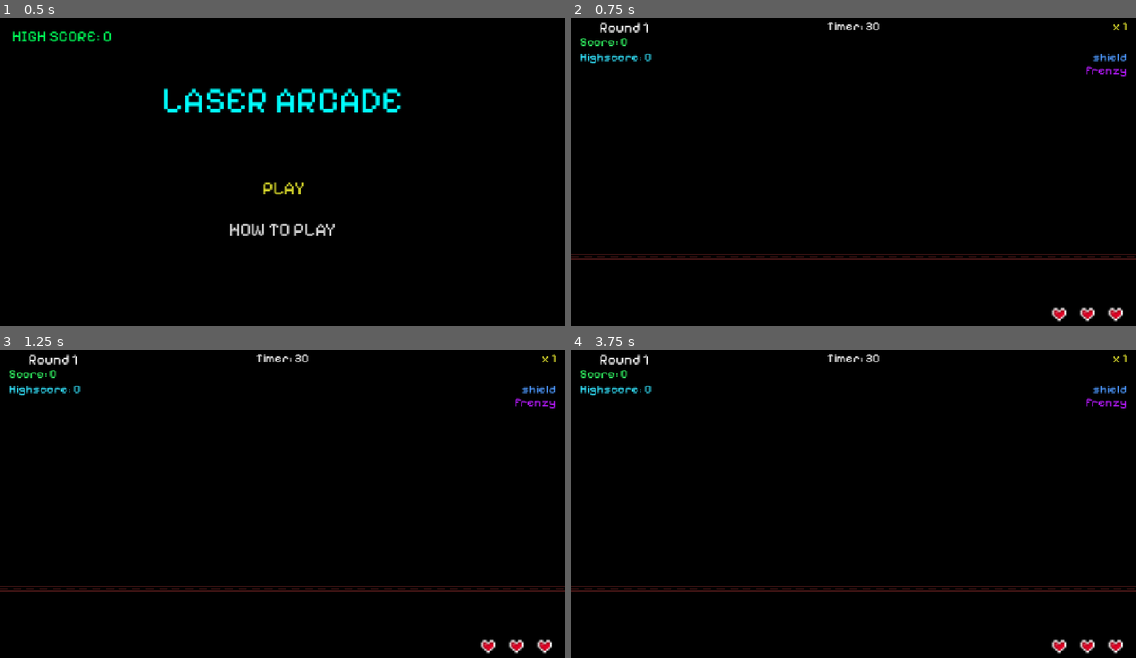
Above: before the commit, frames 1-4 (two rows, left to right).
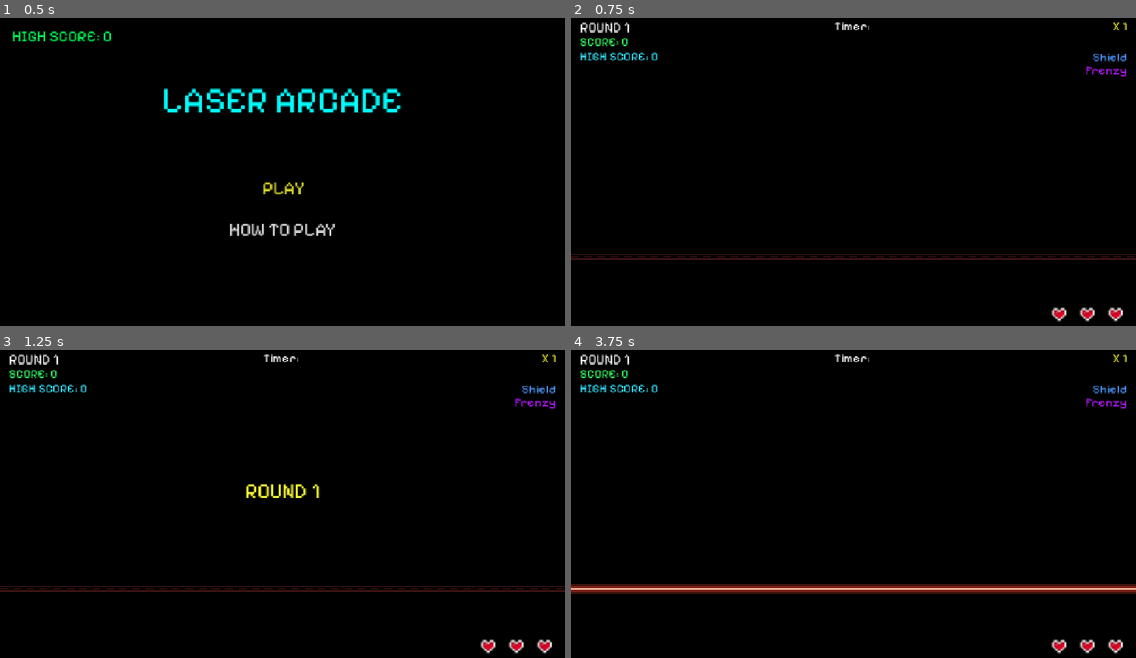
Above: after the commit, the same moments.

Repository: Tortiz-CSUF/laser-arcade-game
Game: Godot game, scene res://Scenes/title_screen.tscn
Same seed, same stepped clock (60 frames per second), same inputs: the game is played once before the commit and once after it.
Inputs:
- Up to frame 1 (0.5 s): no input
- Up to frame 2 (0.75 s): tap Enter (ui_accept) at 0.5 s; hold Up (ui_up) from 0.53 s (still down); hold Space (shoot_laser) from 0.53 s (still down)
- Up to frame 3 (1.25 s): keep holding Up (ui_up); keep holding Space (shoot_laser); tap Enter (ui_accept) at 0.77 s
- Up to frame 4 (3.75 s): tap Enter (ui_accept) at 1.25, 1.52, 2, 3.02, 3.5 s; release Up (ui_up) at 1.28 s; release Space (shoot_laser) at 1.28 s; hold S (ui_down) 1.28-2.03 s; tap Space (shoot_laser) at 1.35, 2.85 s; hold Space (shoot_laser) 2.03-2.78 s; hold Up (ui_up) 2.03-3.53 s; hold S (ui_down) from 3.53 s (still down); hold Space (shoot_laser) from 3.53 s (still down)

Frame 1 is identical in both runs. In frame 2, 0.8% of the frame differs, in the area x 1-97%, y 1-19%; in frame 3, 1.2%; in frame 4, 4.0%, in the area x 0-100%, y 1-80%.
Error before the commit: Trying to assign value of type 'ColorRect' to a variable of type 'Label'. (res://Scripts/game.gd:71)

Commit message:
laser-arcade_Iterim_
- Tested game.gd (failed)
- Round won't load shape scenes. needs further debugging.

Diff:
--- a/Autoloads/game_manager.gd
+++ b/Autoloads/game_manager.gd
@@ -84,12 +84,12 @@
 	multiplier_changed.emit(multiplier)
 
 ## Special Effects
-func activate_sheild(duration: float) -> void:
+func activate_shield(duration: float) -> void:
 	## turns bomb sheild on and runs a timer
 	shield_active = true
 	shield_started.emit(duration)
 
-func deactivate_sheild() -> void:
+func deactivate_shield() -> void:
 	## truns off bomb shield when timer runs out
 	shield_active = false
 	shield_ended.emit()
@@ -119,3 +119,16 @@
 		var file := FileAccess.open(SAVE_PATH, FileAccess.READ)
 		if file:
 			high_score = file.get_32()
+
+## Reset Game
+# resets values for fresh game state
+func reset() -> void:
+	score = 0
+	lives = MAX_LIVES
+	current_round = 1
+	multiplier = 1
+	shield_active = false
+	frenzy_active = false
+	score_chagned.emit(score)
+	lives_changed.emit(lives)
+	multiplier_changed.emit(multiplier)
--- a/Scenes/game.tscn
+++ b/Scenes/game.tscn
@@ -39,7 +39,6 @@
 theme_override_fonts/font = ExtResource("1_ebmjs")
 theme_override_font_sizes/font_size = 32
 text = "Round 1"
-horizontal_alignment = 1
 
 [node name="Timer" type="Label" parent="HUD" unique_id=675731421]
 offset_left = 540.0
@@ -48,7 +47,7 @@
 offset_bottom = 40.0
 theme_override_fonts/font = ExtResource("1_ebmjs")
 theme_override_font_sizes/font_size = 28
-text = "Timer: 30"
+text = "Timer: "
 horizontal_alignment = 1
 
 [node name="Score" type="Label" parent="HUD" unique_id=1621366022]
@@ -63,9 +62,9 @@
 
 [node name="Highscore" type="Label" parent="HUD" unique_id=503677117]
 offset_left = 20.0
-offset_top = 80.0
+offset_top = 79.0
 offset_right = 320.0
-offset_bottom = 114.0
+offset_bottom = 113.0
 theme_override_colors/font_color = Color(0.2, 0.8980392, 1, 1)
 theme_override_fonts/font = ExtResource("1_ebmjs")
 theme_override_font_sizes/font_size = 28
@@ -113,7 +112,7 @@
 theme_override_colors/font_color = Color(0.3019608, 0.6, 1, 1)
 theme_override_fonts/font = ExtResource("1_ebmjs")
 theme_override_font_sizes/font_size = 28
-text = "shield"
+text = "Shield"
 horizontal_alignment = 2
 
 [node name="FrenzyIndicator" type="Label" parent="HUD" unique_id=1065268432]
@@ -124,7 +123,7 @@
 theme_override_colors/font_color = Color(0.72156864, 0.101960786, 1, 1)
 theme_override_fonts/font = ExtResource("1_ebmjs")
 theme_override_font_sizes/font_size = 28
-text = "frenzy"
+text = "Frenzy"
 horizontal_alignment = 2
 
 [node name="RoundAnnounce" type="Label" parent="HUD" unique_id=379825668]
@@ -211,7 +210,6 @@
 theme_override_colors/font_color = Color(1, 1, 0.2, 1)
 theme_override_fonts/font = ExtResource("1_ebmjs")
 theme_override_font_sizes/font_size = 30
-text = "NEW HIGH SCORE!"
 horizontal_alignment = 1
 
 [node name="VictoryRestartabel4" type="Label" parent="HUD/VictoryOverlay" unique_id=2093742165]
--- a/Scripts/game.gd
+++ b/Scripts/game.gd
@@ -68,9 +68,9 @@
 
 # end game condition overlays
 @onready var round_announce: Label = $HUD/RoundAnnounce
-@onready var game_over_overlay: Label = $HUD/GameOverOverlay
+@onready var game_over_overlay: ColorRect = $HUD/GameOverOverlay
 @onready var game_over_score: Label =$HUD/GameOverOverlay/GameOverScore
-@onready var victory_overlay: Label = $HUD/VictoryOverlay
+@onready var victory_overlay: ColorRect = $HUD/VictoryOverlay
 @onready var victory_score: Label = $HUD/VictoryOverlay/VictoryScore
 @onready var victory_high_score: Label = $HUD/VictoryOverlay/VictoryHighScore
 
@@ -198,7 +198,7 @@
 func _on_spawn_timer_timeout() -> void:
 	# creates new shape with randoms weights/ speed
 	var shape_instance := ShapeScene.instantiate()
-	var chosen_type := _pick_weighted_type
+	var chosen_type := _pick_weighted_type()
 	var spd := randf_range(current_round_cfg["speed_min"], current_round_cfg["speed_max"])
 
 	shape_instance.setup(chosen_type, spd, current_round_cfg["shape_size"])
@@ -299,7 +299,7 @@
 func _on_score_chagned(new_score: int) -> void:
 	score_label.text = "SCORE: " + str(new_score)
 
-func _on_lives_changed(new_lives: int) -> void:
+func _on_lives_changed(_new_lives: int) -> void:
 	_update_hearts()
 
 func _on_multiplier_changed(new_multiplier: int) -> void:
--- a/Scripts/instructions.gd
+++ b/Scripts/instructions.gd
@@ -94,10 +94,10 @@
 
 
 ## Helper Functions
-func _add_heading(text: String, color: Color, size: int) -> void:
+func _add_heading(text: String, color: Color, font_size: int) -> void:
 	var lbl := Label.new()
 	lbl.text = text
-	lbl.add_theme_font_size_override("font_size", size)
+	lbl.add_theme_font_size_override("font_size", font_size)
 	lbl.add_theme_color_override("font_color", color)
 	content.add_child(lbl)
 
--- a/Scripts/laser.gd
+++ b/Scripts/laser.gd
@@ -30,7 +30,7 @@
 	area_exited.connect(_on_area_exited)
 
 # Called every frame. 'delta' is the elapsed time since the previous frame.
-func _process(delta: float) -> void:
+func _process(_delta: float) -> void:
 	#SPACE input is checked each frame.
 	if not can_fire:
 		if is_active:
